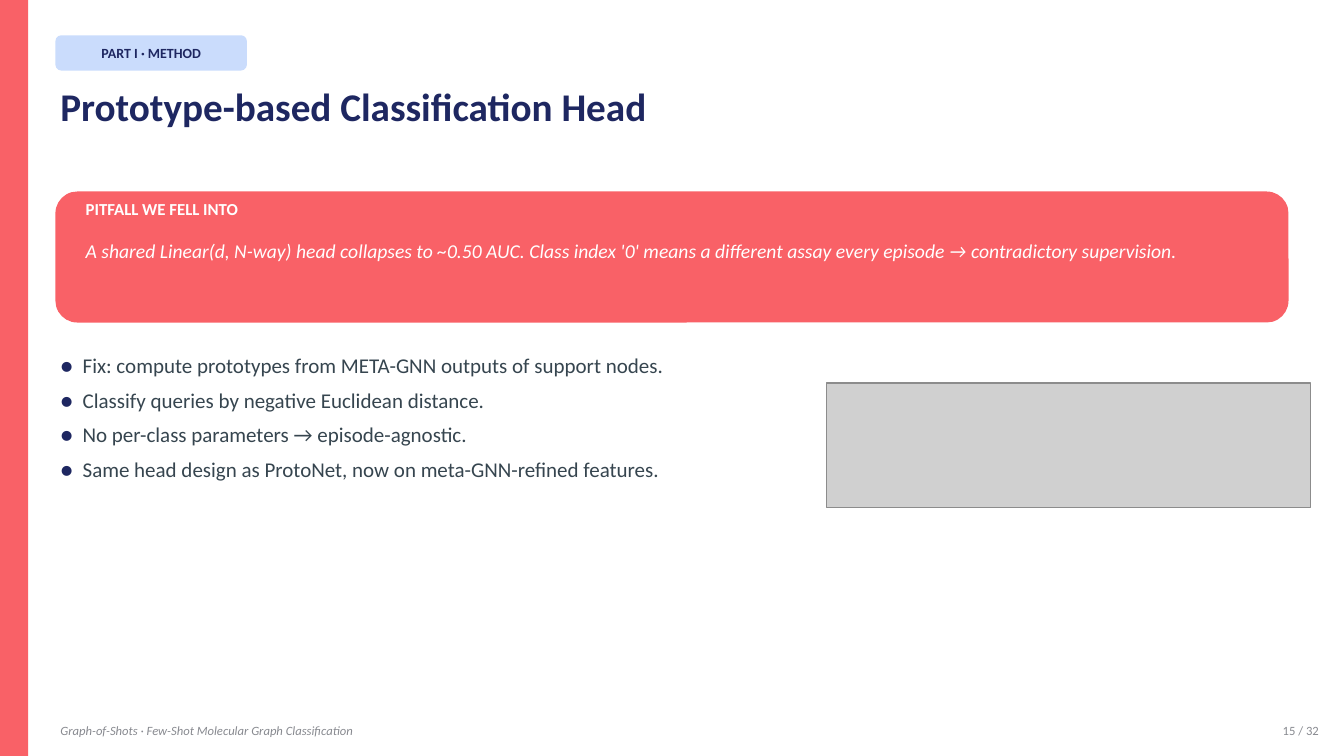
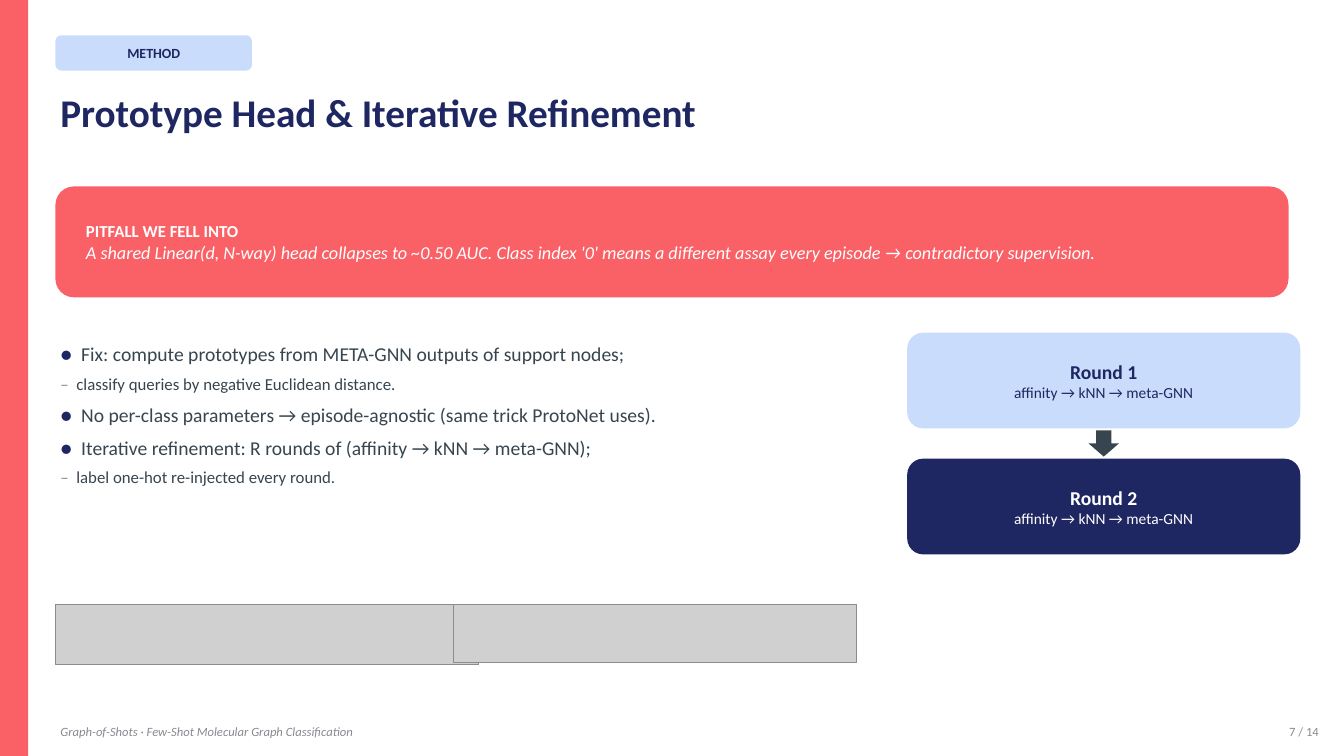
Before and after one commit to BDeMo/proj-mol, a slide deck: slide 7 of presentation/Graph-of-Shots.pptx (slide 15 before the commit). Drawn at 1344x756 pixels with LibreOffice and Linux fonts; fonts in the diff are those of the drawing; grey boxes stand for pictures. Boxes give left, top, right and bottom in pixels: in the first picture for what was removed or moved away, otherwise in the second. Text is boxed around its words. In the diff, an @@ line names an element or a change of style, - is before the commit and + after.

Commit message:
PPT: condense to 14 slides, native MS shapes, unified Calibri, split formulas
Structure (14 slides total):
  Non-experiment (8 pages):
    1  Title
    2  Motivation
    3  Episodic formulation + dataset stats
    4  Baselines (ProtoNet + FOMAML side-by-side)
    5  Problem formulation + GoS pipeline
    6  Method — encoder / affinity / meta-GNN (3-column)
    7  Prototype head pitfall + iterative refinement
    8  v2 — diagnosis + 5 modifications

  Experiments (5 pages):
    9   Main comparison
    10  Ablations
    11  Sample efficiency + training dynamics
    12  v2 new ablation suite
    13  v2 expected targets

  14 Thank you

Design changes:
  • All diagrams drawn with NATIVE MS PowerPoint shapes (rounded rects,
    ovals, arrows, connectors) — no more matplotlib diagram PNGs.
  • Each equation is its own PNG (19 individual formula images).
  • Typography: Calibri everywhere, 28pt/bold titles, 16pt body.

```diff
--- a/presentation/Graph-of-Shots.pptx
+++ b/presentation/Graph-of-Shots.pptx
@@ rounded rectangle "METHOD": place and size @@
-rounded rectangle "METHOD" at box(55, 35, 247, 71)
+rounded rectangle "METHOD" at box(55, 35, 252, 71)
@@ text removed at box(101, 49, 201, 58) @@
-PART I · METHOD
@@ text in rounded rectangle at box(127, 49, 180, 58): text added @@
+METHOD
@@ text at box(60, 99, 696, 133): text changed @@
-Prototype-based Classification Head
+Prototype Head & Iterative Refinement
@@ rounded rectangle "PITFALL WE FELL INTO": place and size @@
-rounded rectangle "PITFALL WE FELL INTO" at box(86, 244, 1177, 261)
+rounded rectangle "PITFALL WE FELL INTO" at box(55, 187, 1289, 297)
@@ rounded rectangle "PITFALL WE FELL INTO" at box(55, 187, 1289, 297): vertical alignment top to middle; fill none to #F96167 @@
@@ rounded rectangle removed at box(55, 192, 1289, 323) @@
@@ text removed at box(86, 204, 238, 215) @@
-PITFALL WE FELL INTO
@@ text in rounded rectangle at box(86, 226, 239, 237): paragraph added @@
+PITFALL WE FELL INTO
@@ text in rounded rectangle at box(86, 246, 1096, 262): size 14 to 13 pt in "A shared Linear(d, N-way) head collapses to ..." @@
@@ text at box(76, 347, 656, 486): text changed; size 15 to 14 pt @@
-● Fix: compute prototypes from META-GNN outputs of support nodes.
-● Classify queries by negative Euclidean distance.
-● No per-class parameters → episode-agnostic.
-● Same head design as ProtoNet, now on meta-GNN-refined features.
+● Fix: compute prototypes from META-GNN outputs of support nodes;
+– classify queries by negative Euclidean distance.
+● No per-class parameters → episode-agnostic (same trick ProtoNet uses).
+● Iterative refinement: R rounds of (affinity → kNN → meta-GNN);
+– label one-hot re-injected every round.
@@ rounded rectangle added at box(907, 333, 1301, 429), fill #CADCFC, 11 pt, text #1E2761 @@
+Round 1
+affinity → kNN → meta-GNN
@@ picture removed at box(827, 383, 1311, 508) @@
@@ down arrow added at box(1089, 431, 1119, 457), fill #36454F @@
@@ rounded rectangle added at box(907, 459, 1301, 555), fill #1E2761, 11 pt, text #FFFFFF @@
+Round 2
+affinity → kNN → meta-GNN
@@ picture added at box(55, 605, 479, 665) @@
@@ picture added at box(454, 605, 857, 662) @@
@@ text at box(1289, 728, 1319, 736): text changed @@
-15 / 32
+7 / 14
```
Also in this commit, not shown: 8 other slides changed, 3 slides added, 21 slides removed, 35 other files.
